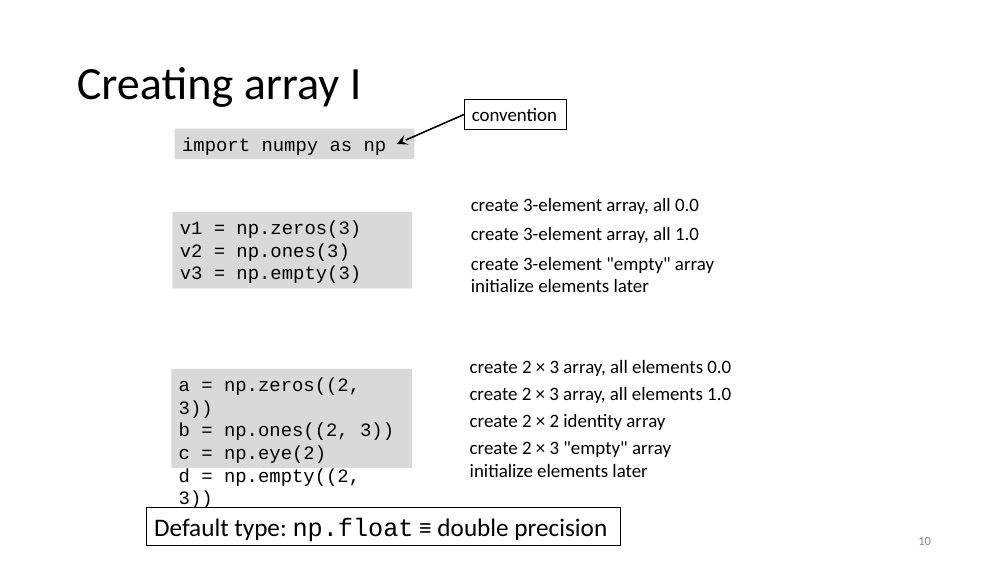
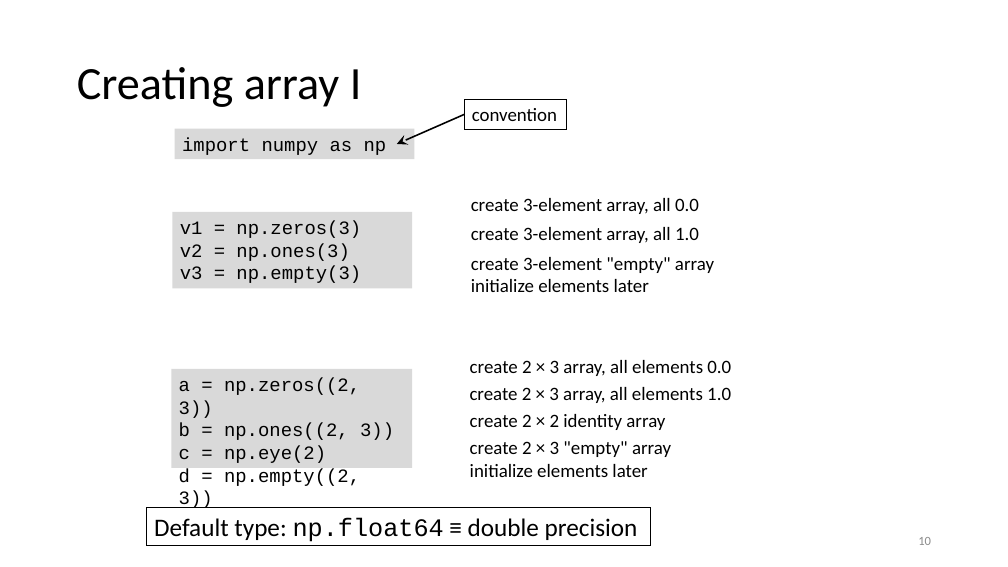
Before and after one commit to gjbex/Scientific-Python, a slide deck: slide 10 of scientific_python.pptx. Drawn at 1008x567 pixels with LibreOffice and Linux fonts; fonts in the diff are those of the drawing. Boxes give left, top, right and bottom in pixels: in the first picture for what was removed or moved away, otherwise in the second. Text is boxed around its words. In the diff, an @@ line names an element or a change of style, - is before the commit and + after.

```diff
--- a/scientific_python.pptx
+++ b/scientific_python.pptx
@@ rectangle "Default type: np.float64 ≡ double ...": place and size @@
-rectangle "Default type: np.float64 ≡ double ..." at (147,508,621,546)
+rectangle "Default type: np.float64 ≡ double ..." at (147,508,651,546)
@@ text in rectangle at (154,518,638,542): text changed @@
-Default type: np.float ≡ double precision
+Default type: np.float64 ≡ double precision
```
Also in this commit, not shown: 2 other slides changed.
